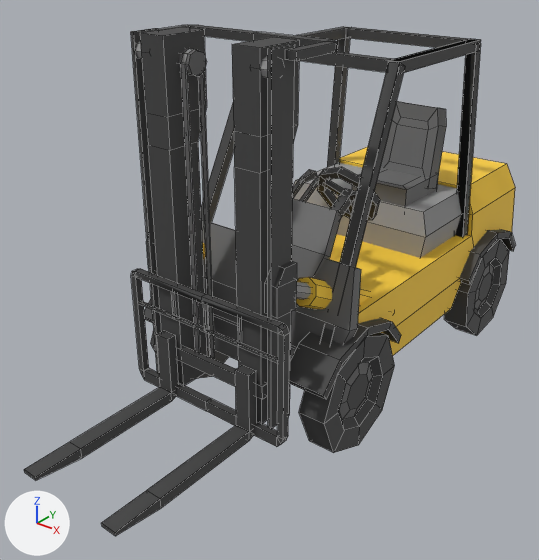
The FBX model Assets/HELI/MODELOS/Carrito de carga.fbx: old version first, new version second.
Both versions are drawn from a 50 mm lens placed at (55.78, -5.15, 1.75), pointed at (54.21, -3.19, 0.54). Every picture has the same lights, and +X, +Y and +Z are marked at lower left. The older version comes first. Mesh edges are drawn as thin lines. Where no turn or scale is listed for an object, it has been applied to the vertices.
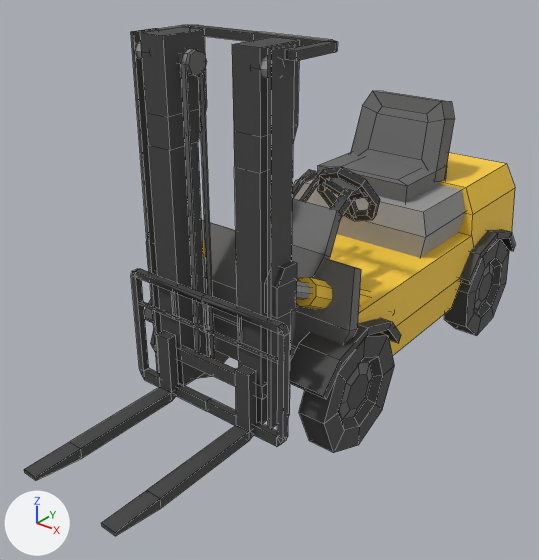
The newer file is also turned or shifted as a whole; pictures and numbers use the older file's frame.

Location of each change, [x1, y1, x2, y2] in pixels of the pictures (539 x 560 px; the box of a moved part takes in the faces that stretch with it):
part 1 of me_cylinder_005, moved or reshaped
    before: [352, 167, 439, 207]
    after: [318, 153, 447, 203]
part 2 of me_cylinder_005, moved or reshaped
    before: [380, 101, 446, 178]
    after: [350, 91, 455, 171]
part 3 of me_cylinder_005, deleted
    before: [201, 27, 481, 344]

What the commit changed:
me_cylinder_005 is used by ob_cylinder_002; location (54.249, -3.239, 0.251).
me_cylinder_005 had 904 vertices, 745 faces and spanned x -0.42..0.42, y -0.96..1.36, z -0.23..1.19.
me_cylinder_005 now has 816 vertices, 679 faces and spans x -0.42..0.42, y -0.96..1.36, z -0.23..1.19.
me_cylinder_005 part 1: the loose piece of 12 vertices spanning x -0.02..0.23, y 0.57..0.83, z 0.24..0.56 is scaled about its middle by (1.74, 1.29, 1), then moved by (-0.11, 0.08, 0.0).
me_cylinder_005 part 2: the loose piece of 18 vertices spanning x -0.02..0.23, y 0.75..0.9, z 0.49..0.82 is scaled about its middle by (1.74, 1.29, 1), then moved by (-0.11, 0.12, 0.0).
me_cylinder_005 part 3: 11 loose pieces with 88 vertices, spanning x -0.36..0.36, y -0.13..0.9, z 0.2..1.08, are deleted.
